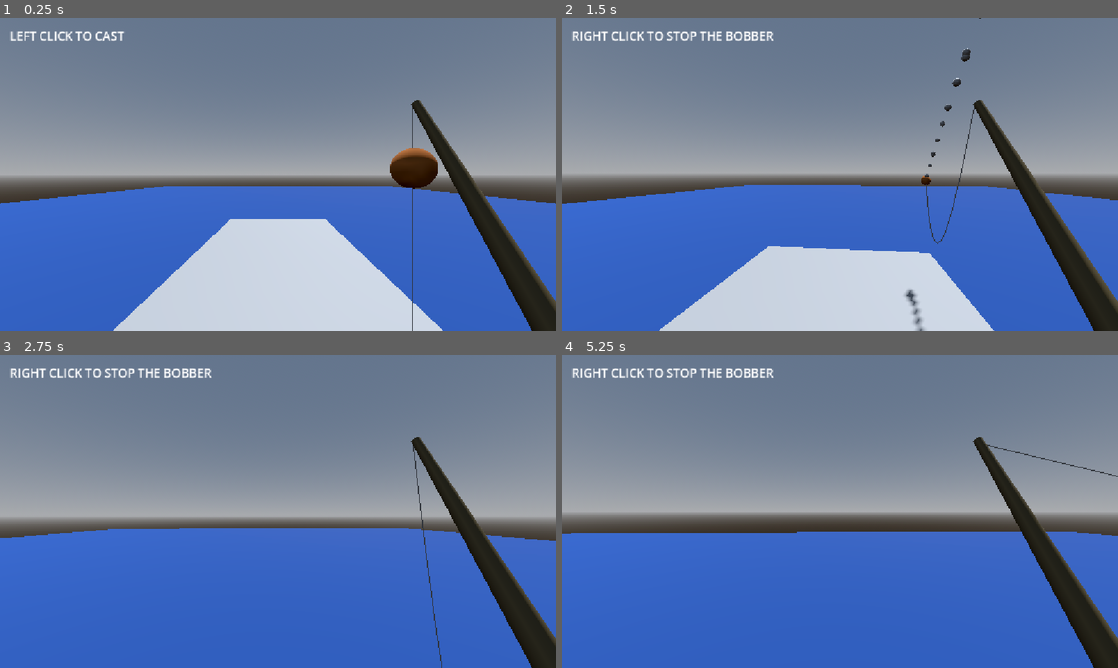
Above: before the commit, frames 1-4 (two rows, left to right).
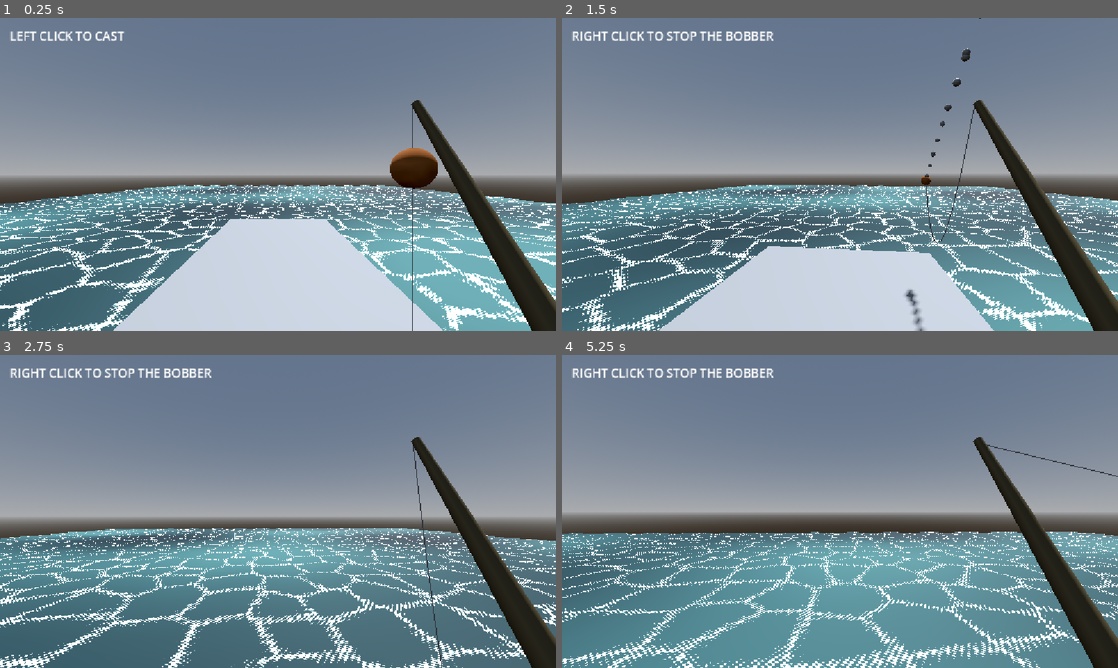
Above: after the commit, the same moments.

Repository: JunoDotNet/retro-fishing
Game: Godot game, scene res://Main.tscn
Same seed, same stepped clock (60 frames per second), same inputs: the game is played once before the commit and once after it. The project has no main scene, so this scene is started directly.
Inputs (mouse positions are in pixels of both pictures, inside the frame that each line leads up to):
- Up to frame 1 (0.25 s): no input
- Up to frame 2 (1.5 s): tap Enter (ui_accept) at 0.5, 0.77, 1.25 s; move the mouse to (867, 174) at 0.52 s; hold W (player_forward) from 0.53 s (still down); tap E (reel_in) at 0.6, 1.35 s; click (867, 174) at 0.67 s; move the mouse to (812, 174) at 1.27 s
- Up to frame 3 (2.75 s): keep holding W (player_forward); tap Enter (ui_accept) at 1.52, 2 s; move the mouse to (289, 505) at 2.02 s; tap E (reel_in) at 2.1 s
- Up to frame 4 (5.25 s): keep holding W (player_forward); tap Enter (ui_accept) at 2.75, 3.02, 3.5, 3.77, 4.25, 4.52 s; move the mouse to (834, 517) at 2.77 s; tap E (reel_in) every 0.75 s from 2.85 to 5.1 s; click (834, 517) at 2.92 s; move the mouse to (878, 514) at 3.52 s; move the mouse to (795, 508) at 4.27 s; move the mouse to (845, 511) at 5.02 s; click (845, 511) at 5.17 s

The runs differ from the first frame. In frame 1, 28% of the frame differs, in the area x 0-100%, y 53-100%; in frame 2, 31%; in frame 3, 41%, in the area x 0-100%, y 55-100%; in frame 4, 41%.

Commit message:
added water surface material

Diff:
--- /dev/null
+++ b/Main.gdshader
@@ -0,0 +1,130 @@
+
+shader_type spatial;
+render_mode blend_mix, depth_draw_opaque, cull_back;
+
+uniform vec4 water_color : source_color = vec4(0.10, 0.30, 0.34, 0.70);
+uniform vec4 dark_water : source_color = vec4(0.025, 0.09, 0.11, 1.0);
+uniform vec4 light_water : source_color = vec4(0.30, 0.48, 0.46, 1.0);
+
+uniform float wave_strength = 1.0;
+uniform float wave_speed = 2.0;
+uniform float contrast = 0.65;
+uniform float pattern_scale = 0.35;
+
+uniform float foam_scale = 2.0;
+uniform float foam_speed = 0.3;
+uniform float foam_amount = 1.35;
+
+varying vec3 world_position;
+
+void vertex() {
+    float wave_a = sin(VERTEX.x * 2.0 + TIME * wave_speed);
+    float wave_b = cos(VERTEX.z * 1.5 + TIME * wave_speed * 0.7);
+
+    VERTEX.y += (wave_a + wave_b) * wave_strength;
+    world_position = (MODEL_MATRIX * vec4(VERTEX, 1.0)).xyz;
+}
+
+void fragment() {
+
+    float pattern_a = sin(world_position.x * pattern_scale + TIME * 0.35);
+    float pattern_b = cos(world_position.z * pattern_scale * 1.3 - TIME * 0.25);
+    float pattern_c = sin((world_position.x + world_position.z) * pattern_scale * 0.7);
+
+    float pattern = (pattern_a + pattern_b + pattern_c) / 3.0;
+    float variation = clamp(0.5 + pattern * contrast, 0.0, 1.0);
+
+    vec3 water_variation = mix(dark_water.rgb, light_water.rgb, variation);
+    vec3 water = mix(water_color.rgb, water_variation, 0.8);
+
+     // Sharp, thin Voronoi-style foam borders.
+    vec2 foam_uv = world_position.xz * foam_scale;
+
+    vec2 cell = floor(foam_uv);
+    vec2 local_pos = fract(foam_uv);
+
+    float nearest = 10.0;
+    float second_nearest = 10.0;
+
+    for (int x = -1; x <= 1; x++) {
+        for (int y = -1; y <= 1; y++) {
+            vec2 neighbor = vec2(float(x), float(y));
+            vec2 id = cell + neighbor;
+
+            vec2 random_point = fract(
+                sin(vec2(
+                    dot(id, vec2(127.1, 311.7)),
+                    dot(id, vec2(269.5, 183.3))
+                )) * 43758.5453
+            );
+
+            random_point = 0.15 + random_point * 0.7;
+
+            vec2 diff = neighbor + random_point - local_pos;
+            float dist = length(diff);
+
+            if (dist < nearest) {
+                second_nearest = nearest;
+                nearest = dist;
+            } else if (dist < second_nearest) {
+                second_nearest = dist;
+            }
+        }
+    }
+
+    // The difference between the two nearest cell distances
+    // becomes a very thin line along each Voronoi border.
+    float edge = second_nearest - nearest;
+
+
+
+	// Dramatically evolving Voronoi borders.
+	float t = TIME * foam_speed;
+	float morph = 0.5 + 0.5 * sin(t * 0.7);
+
+	// Large-scale deformation that bends the actual borders.
+	float warp_x = sin(world_position.x * 2.5 + t * 1.8)
+		+ cos(world_position.z * 3.0 - t * 1.3);
+
+	float warp_z = cos(world_position.z * 2.0 + t * 1.5)
+		+ sin(world_position.x * 3.2 - t * 1.7);
+
+	// Big, irregular waves of distortion.
+	float big_noise = sin(world_position.x * 8.0 + warp_z * 2.5 + t * 2.0)
+		* cos(world_position.z * 9.0 + warp_x * 2.5 - t * 1.6);
+
+	float medium_noise = sin(world_position.x * 22.0 + world_position.z * 17.0 + t * 3.0)
+		* cos(world_position.z * 19.0 - world_position.x * 15.0 - t * 2.5);
+
+	float fine_noise = (
+		sin(world_position.x * 75.0 + world_position.z * 53.0 + t * 5.0)
+		+ cos(world_position.z * 110.0 - world_position.x * 83.0 - t * 6.0)
+	) / 2.0;
+
+	// Blend the noise layers as the pattern evolves.
+	float noise = mix(big_noise, fine_noise, morph);
+	noise += medium_noise * 0.5;
+
+	// Strongly deform the Voronoi edge distance.
+	float crunchy_edge = edge + noise * 0.16;
+
+	// Cycle between massive foam bands and finer borders.
+	float thick = mix(0.10, 0.015, morph);
+	float soft = mix(0.16, 0.045, morph);
+
+	float foam = 1.0 - smoothstep(thick, soft, crunchy_edge);
+
+    vec3 foam_color = vec3(0.82, 0.90, 0.84);
+
+	ALBEDO = mix(water, foam_color, foam * 0.9);
+	// ALPHA = mix(water_color.a, 1.0, foam * 0.9);
+	// Make distant water smoother.
+	vec3 camera_position = INV_VIEW_MATRIX[3].xyz;
+	float camera_distance = distance(world_position, camera_position);
+
+	ROUGHNESS = mix(
+    0.8, // Near camera
+    0.25, // Far away
+    smoothstep(5.0, 70.0, camera_distance)
+);
+}
--- a/Main.tscn
+++ b/Main.tscn
@@ -2,6 +2,7 @@
 
 [ext_resource type="Script" uid="uid://dsl4f40236uo" path="res://character_body_3d.gd" id="1_glv2v"]
 [ext_resource type="PackedScene" uid="uid://d0a4bou53pk5a" path="res://fishing_system.tscn" id="2_uu6xs"]
+[ext_resource type="Shader" uid="uid://b4wiwgevpjhcn" path="res://Main.gdshader" id="3_r0du0"]
 
 [sub_resource type="ProceduralSkyMaterial" id="ProceduralSkyMaterial_glv2v"]
 sky_horizon_color = Color(0.66224277, 0.6717428, 0.6867428, 1)
@@ -45,15 +46,37 @@
 [sub_resource type="BoxShape3D" id="BoxShape3D_3txd2"]
 size = Vector3(40, 1, 41)
 
-[sub_resource type="StandardMaterial3D" id="StandardMaterial3D_vsfib"]
-albedo_color = Color(0.10285754, 0.24353847, 0.49043596, 1)
+[sub_resource type="StandardMaterial3D" id="StandardMaterial3D_uu6xs"]
+transparency = 1
+albedo_color = Color(0.13725491, 0.37254903, 0.4117647, 0.5882353)
+roughness = 0.3
 
 [sub_resource type="BoxMesh" id="BoxMesh_j33dl"]
-material = SubResource("StandardMaterial3D_vsfib")
+material = SubResource("StandardMaterial3D_uu6xs")
 size = Vector3(40, 1, 41)
+subdivide_width = 100
+subdivide_depth = 100
+
+[sub_resource type="ShaderMaterial" id="ShaderMaterial_cm0pq"]
+render_priority = 0
+shader = ExtResource("3_r0du0")
+shader_parameter/water_color = Color(0.14, 0.37, 0.41, 0.59)
+shader_parameter/dark_water = Color(0.025, 0.09, 0.11, 1)
+shader_parameter/light_water = Color(0.3, 0.48, 0.46, 1)
+shader_parameter/wave_strength = 0.035
+shader_parameter/wave_speed = 0.8
+shader_parameter/contrast = 0.65
+shader_parameter/pattern_scale = 0.35
+shader_parameter/foam_scale = 0.8
+shader_parameter/foam_speed = 0.3
+shader_parameter/foam_amount = 1.35
 
 [sub_resource type="CylinderShape3D" id="CylinderShape3D_uu6xs"]
 height = 0.20031738
+
+[sub_resource type="StandardMaterial3D" id="StandardMaterial3D_vsfib"]
+transparency = 1
+albedo_color = Color(0.10285754, 0.24353847, 0.49043596, 1)
 
 [sub_resource type="CylinderMesh" id="CylinderMesh_r0du0"]
 material = SubResource("StandardMaterial3D_vsfib")
@@ -120,6 +143,7 @@
 
 [node name="MeshInstance3D" type="MeshInstance3D" parent="Lake" unique_id=896204008]
 mesh = SubResource("BoxMesh_j33dl")
+surface_material_override/0 = SubResource("ShaderMaterial_cm0pq")
 
 [node name="Pond" type="StaticBody3D" parent="." unique_id=948370783]
 transform = Transform3D(1, 0, 0, 0, 1, 0, 0, 0, 1, 11.818088, 0.00058174133, 1.7185478)
--- a/character_body_3d.gd
+++ b/character_body_3d.gd
@@ -42,8 +42,14 @@
 			current_acceleration * delta
 		)
 	else:
-		velocity.x = move_toward(velocity.x, 0, deceleration * delta)
-		velocity.z = move_toward(velocity.z, 0, deceleration * delta)
+		var horizontal_velocity := Vector3(velocity.x, 0, velocity.z)
+		horizontal_velocity = horizontal_velocity.move_toward(
+			Vector3.ZERO,
+			deceleration * delta
+		)
+
+		velocity.x = horizontal_velocity.x
+		velocity.z = horizontal_velocity.z
 
 
 	move_and_slide()
--- a/ripple.tscn
+++ b/ripple.tscn
@@ -8,7 +8,7 @@
 
 [sub_resource type="StandardMaterial3D" id="StandardMaterial3D_lfj1i"]
 transparency = 1
-albedo_color = Color(0.418, 0.48640004, 0.76, 1)
+albedo_color = Color(0.2074, 0.61, 0.51606, 1)
 
 [node name="Ripple" type="MeshInstance3D" unique_id=818314398]
 mesh = SubResource("TorusMesh_labfn")
Not shown, added: Main.gdshader.uid
